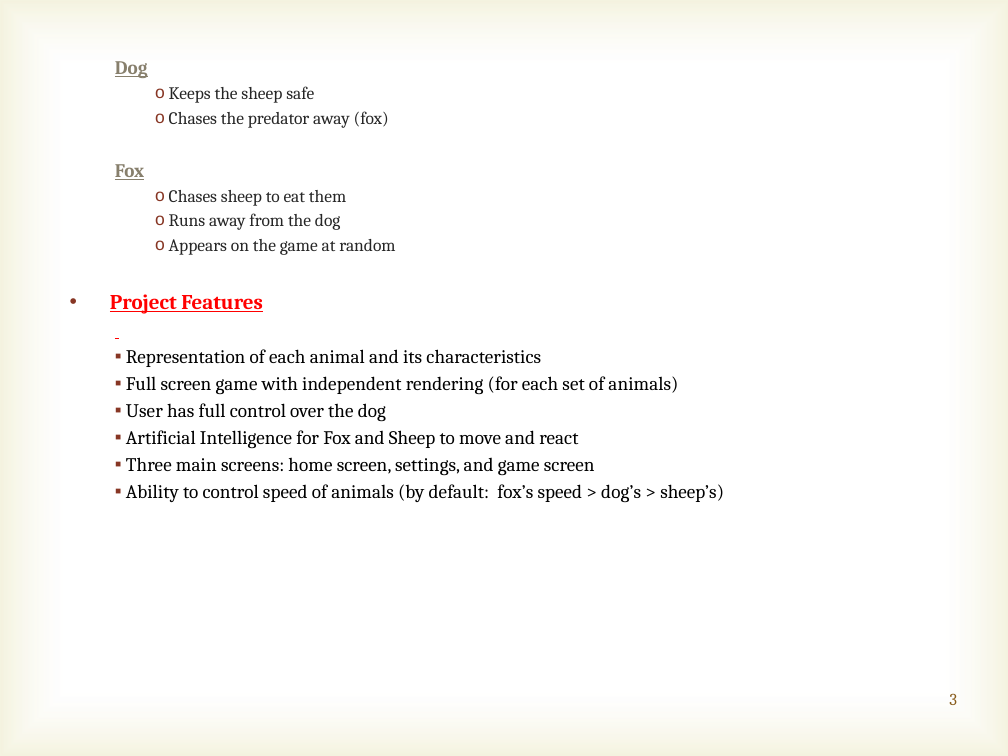
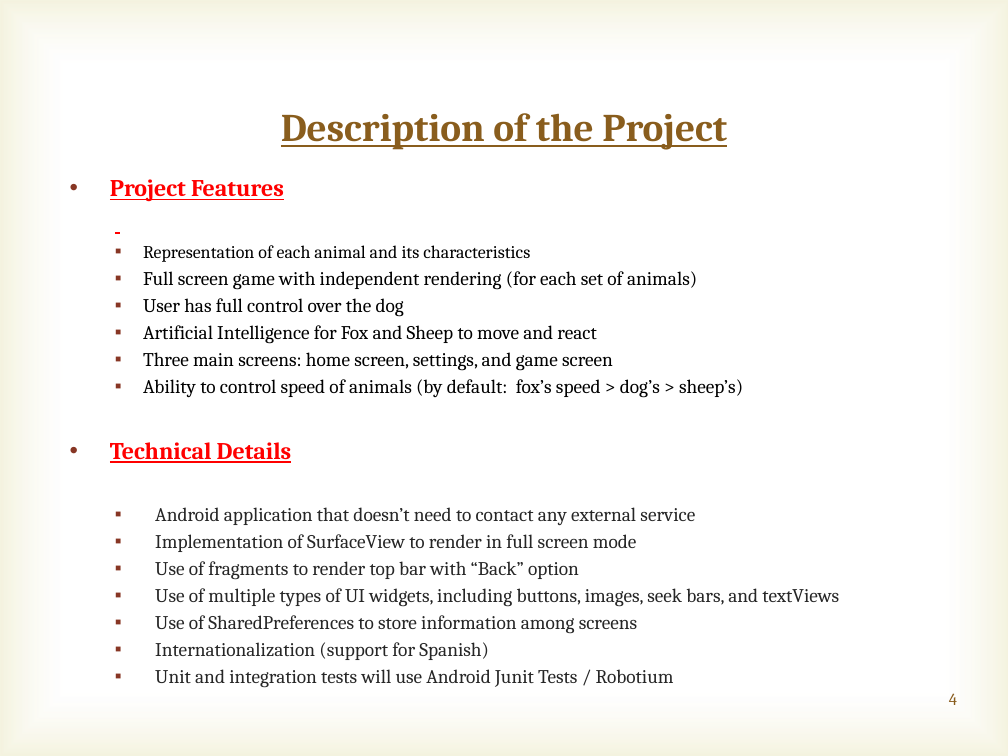
Before and after one commit to marcusvsilveira/lehman-android, a slide deck: slide 4 of Initial_presentation/Initial presentation.pptx (slide 3 before the commit). Drawn at 1008x756 pixels with LibreOffice and Linux fonts; fonts in the diff are those of the drawing; background and template pictures are left out. Boxes give left, top, right and bottom in pixels: in the first picture for what was removed or moved away, otherwise in the second. Text is boxed around its words. In the diff, an @@ line names an element or a change of style, - is before the commit and + after.

```diff
--- a/Initial_presentation/Initial presentation.pptx
+++ b/Initial_presentation/Initial presentation.pptx
@@ text at <box>115,61,395,255</box>: paragraphs removed @@
-  Dog
-    o Keeps the sheep safe
-    o Chases the predator away (fox)
-  Fox
-    o Chases sheep to eat them
-    o Runs away from the dog
-    o Appears on the game at random
@@ title added at <box>281,113,727,150</box>, 28 pt, text #895D1D, bold, underline @@
+Description of the Project
@@ text "Project Features": place and size @@
-text "Project Features" at <box>110,61,724,503</box>
+text "Project Features" at <box>110,179,839,688</box>
@@ text at <box>110,179,530,262</box>: size 15 to 17.1 pt in "Project Features"; size 13.8 to 12.8 pt in "Representation of each animal and its characteristics" @@
@@ text at <box>110,442,839,688</box>: paragraphs added @@
+• Technical Details
+  ▪ Android application that doesn’t need to contact any external service
+  ▪ Implementation of SurfaceView to render in full screen mode
+  ▪ Use of fragments to render top bar with “Back” option
+  ▪ Use of multiple types of UI widgets, including buttons, images, seek bars, and textViews
+  ▪ Use of SharedPreferences to store information among screens
+  ▪ Internationalization (support for Spanish)
+  ▪ Unit and integration tests will use Android Junit Tests / Robotium
@@ page number at <box>949,693,957,705</box>: text changed @@
-3
+4
```
Also in this commit, not shown: 5 other slides changed, 7 slides added.
